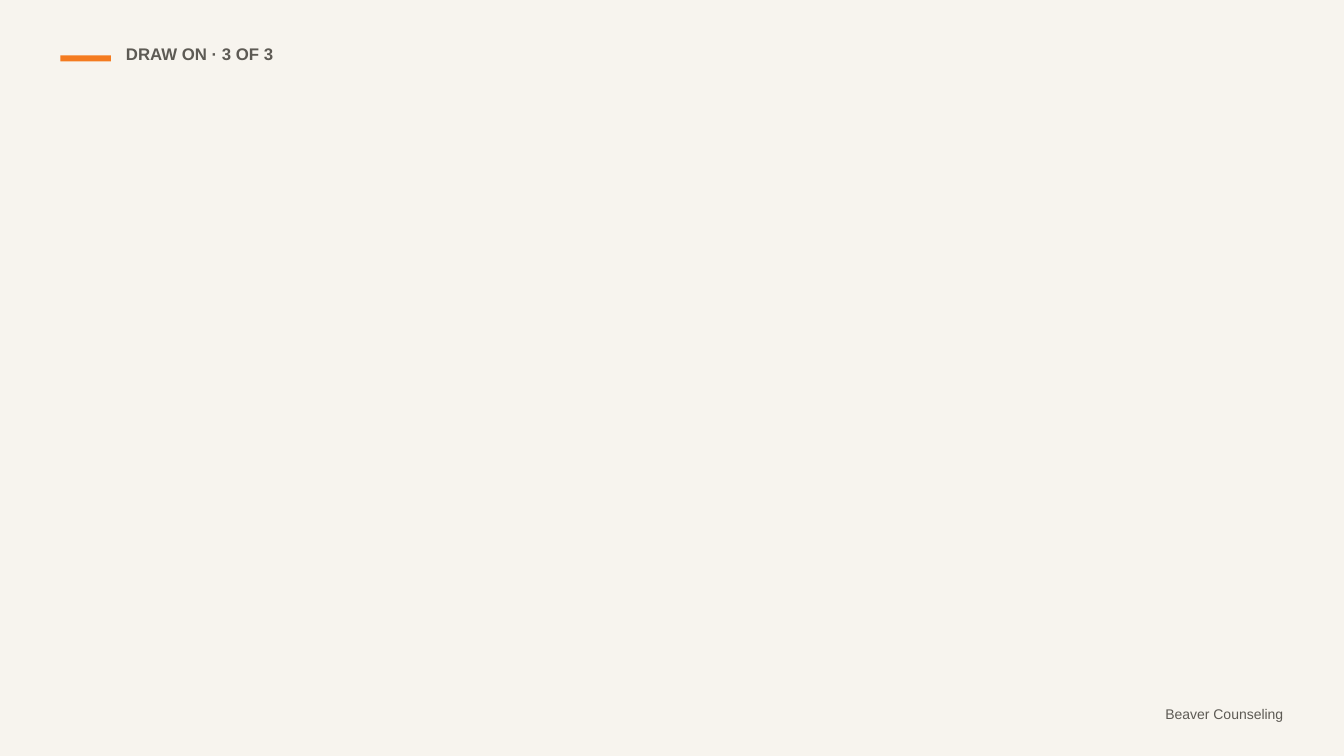
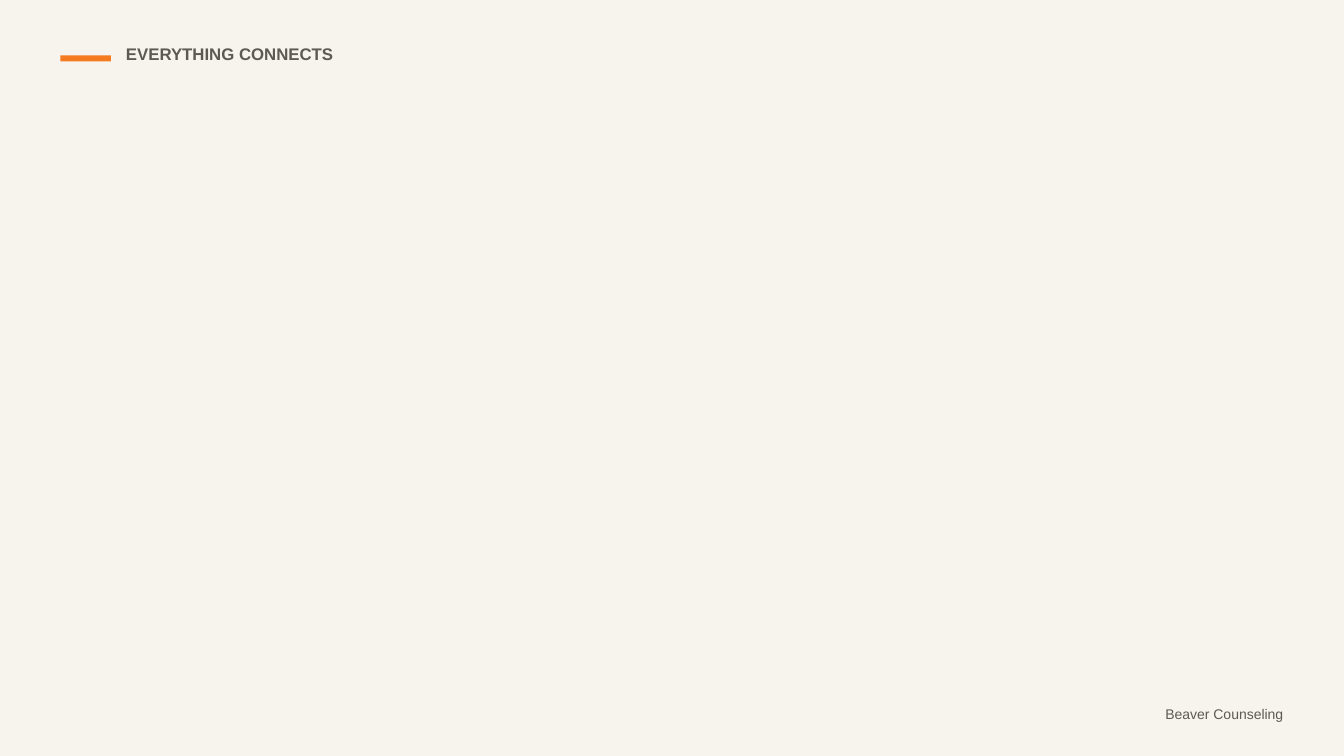
Before and after one commit to rmwtoolkit/bcds-toolkit, a slide deck: slide 22 of decks/everything-connects-lesson-v2.pptx (slide 19 before the commit). Drawn at 1344x756 pixels with LibreOffice and Linux fonts; fonts in the diff are those of the drawing; background and template pictures are left out. Boxes give left, top, right and bottom in pixels: in the first picture for what was removed or moved away, otherwise in the second. Text is boxed around its words. In the diff, an @@ line names an element or a change of style, - is before the commit and + after.

```diff
--- a/decks/everything-connects-lesson-v2.pptx
+++ b/decks/everything-connects-lesson-v2.pptx
@@ text at <box>126,48,333,60</box>: text changed @@
-DRAW ON · 3 OF 3
+EVERYTHING CONNECTS
```
Also in this commit, not shown: 16 other slides changed, 5 slides added, 2 other files.
